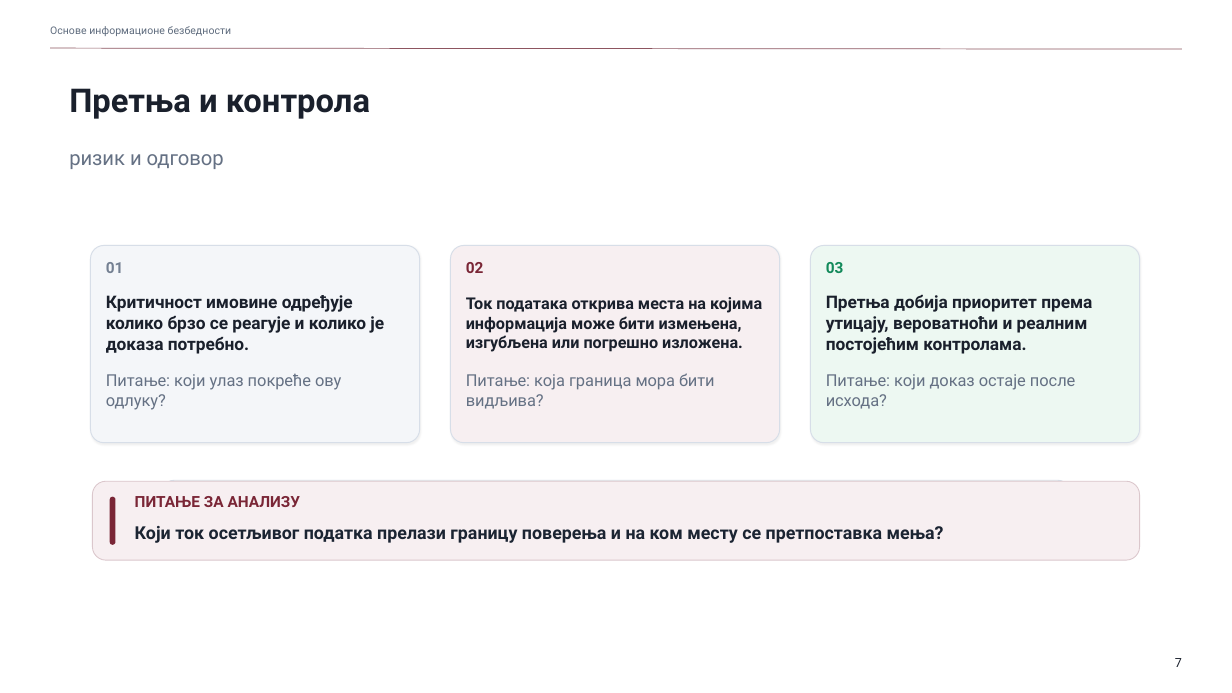
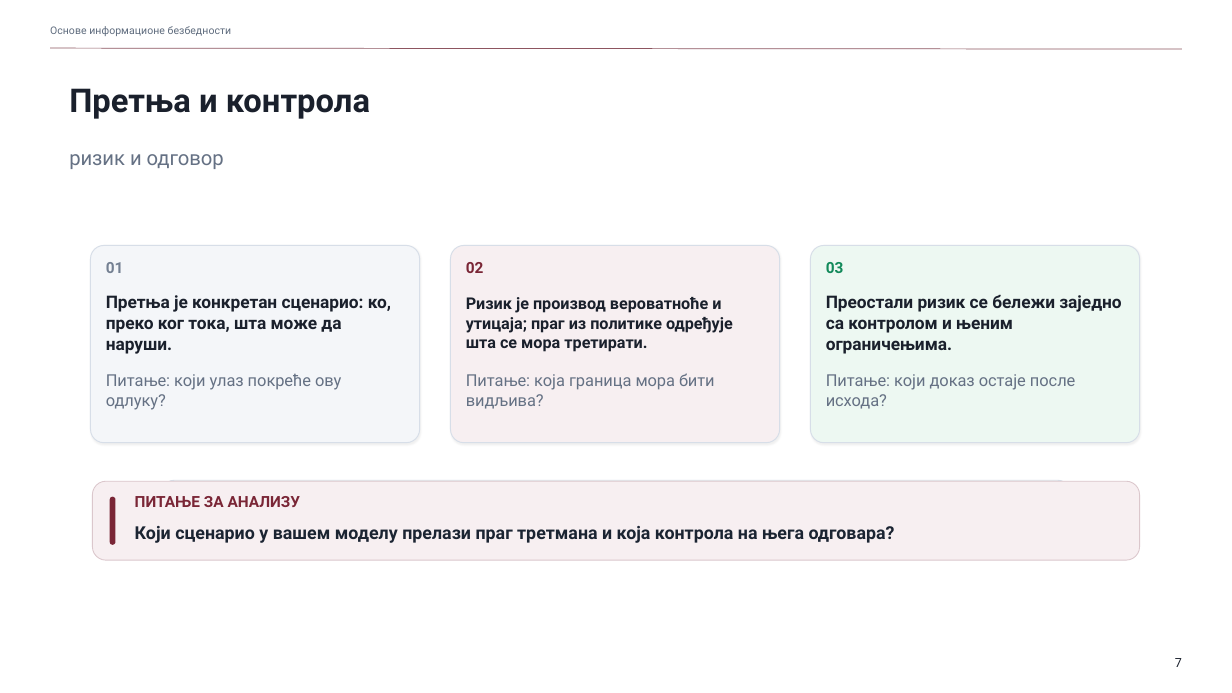
Before and after one commit to owlCoder/ftn-nastavni-materijali, a slide deck: slide 7 of 02 Osnove Informacione Bezbednosti/02 Prezentacije/PPTX/04_Imovina_granice_poverenja_i_threat_modeling.pptx. Drawn at 1232x693 pixels with LibreOffice and Linux fonts; fonts in the diff are those of the drawing. Boxes give left, top, right and bottom in pixels: in the first picture for what was removed or moved away, otherwise in the second. Text is boxed around its words. In the diff, an @@ line names an element or a change of style, - is before the commit and + after.

```diff
--- a/02 Osnove Informacione Bezbednosti/02 Prezentacije/PPTX/04_Imovina_granice_poverenja_i_threat_modeling.pptx
+++ b/02 Osnove Informacione Bezbednosti/02 Prezentacije/PPTX/04_Imovina_granice_poverenja_i_threat_modeling.pptx
@@ text at box(106, 295, 391, 354): text changed @@
-Критичност имовине одређује колико брзо се реагује и колико је доказа потребно.
+Претња је конкретан сценарио: ко, преко ког тока, шта може да наруши.
@@ text at box(466, 297, 733, 352): text changed @@
-Ток података открива места на којима информација може бити измењена, изгубљена или погрешно изложена.
+Ризик је производ вероватноће и утицаја; праг из политике одређује шта се мора третирати.
@@ text at box(826, 295, 1121, 354): text changed @@
-Претња добија приоритет према утицају, вероватноћи и реалним постојећим контролама.
+Преостали ризик се бележи заједно са контролом и њеним ограничењима.
@@ text at box(135, 526, 895, 543): text changed @@
-Који ток осетљивог податка прелази границу поверења и на ком месту се претпоставка мења?
+Који сценарио у вашем моделу прелази праг третмана и која контрола на њега одговара?
```
Also in this commit, not shown: 6 other slides changed, 17 other files.
